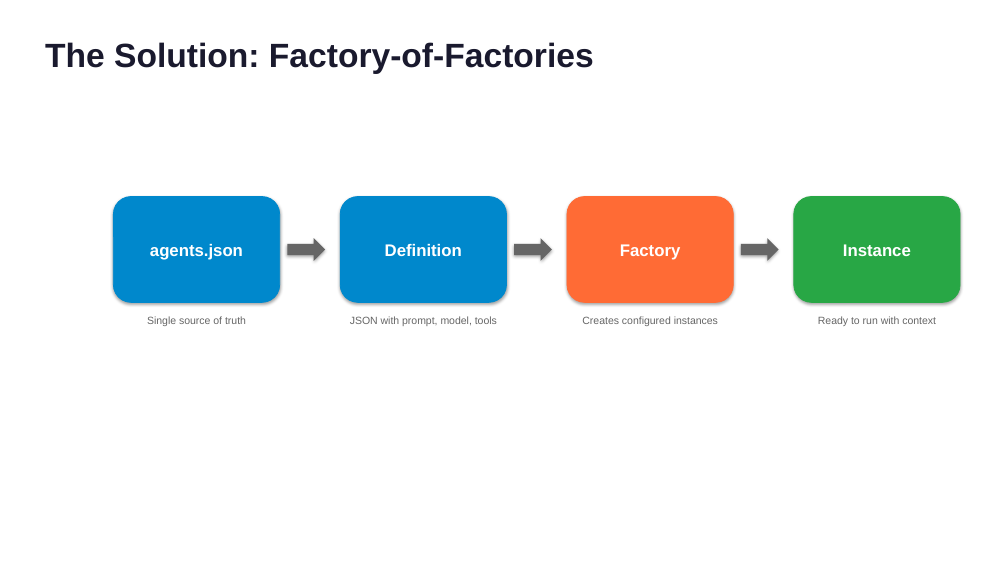
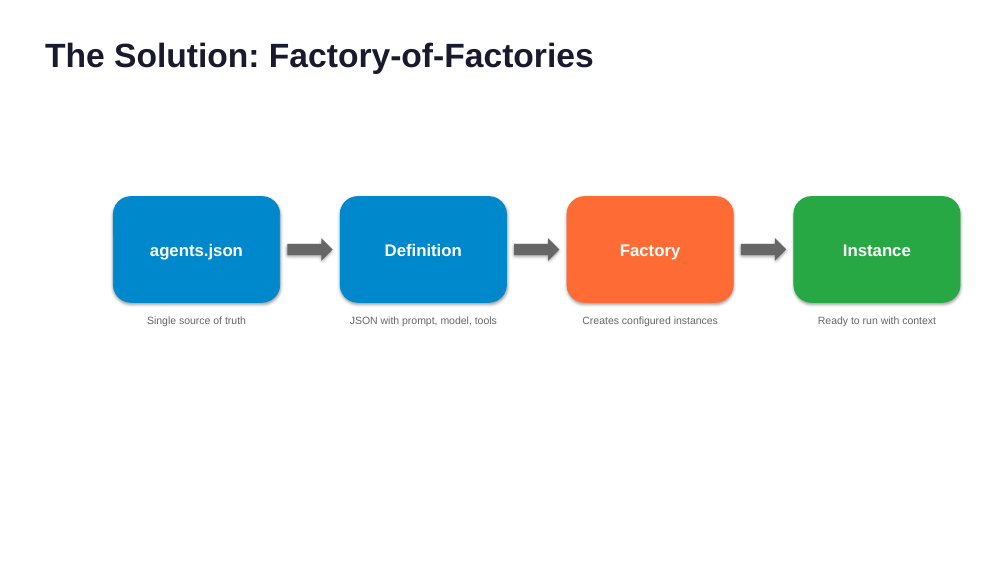
Before and after one commit to RPirruccio/lightning-agents, a slide deck: slide 5 of presentation/output/lightning-agents.pptx. Drawn at 1008x567 pixels with LibreOffice and Linux fonts; fonts in the diff are those of the drawing. Boxes give left, top, right and bottom in pixels: in the first picture for what was removed or moved away, otherwise in the second. Text is boxed around its words. In the diff, an @@ line names an element or a change of style, - is before the commit and + after.

```diff
--- a/presentation/output/lightning-agents.pptx
+++ b/presentation/output/lightning-agents.pptx
@@ right arrow: place and size @@
-right arrow at [287, 238, 325, 261]
+right arrow at [287, 238, 333, 261]
@@ right arrow: place and size @@
-right arrow at [514, 238, 552, 261]
+right arrow at [514, 238, 560, 261]
@@ right arrow: place and size @@
-right arrow at [741, 238, 779, 261]
+right arrow at [741, 238, 786, 261]
```
Also in this commit, not shown: 2 other slides changed, 3 other files.
